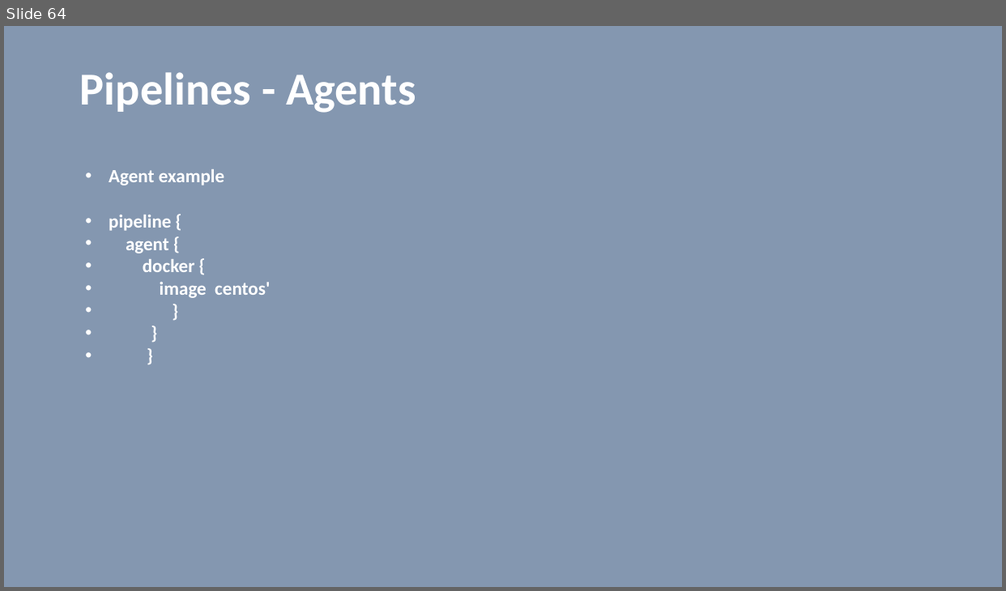
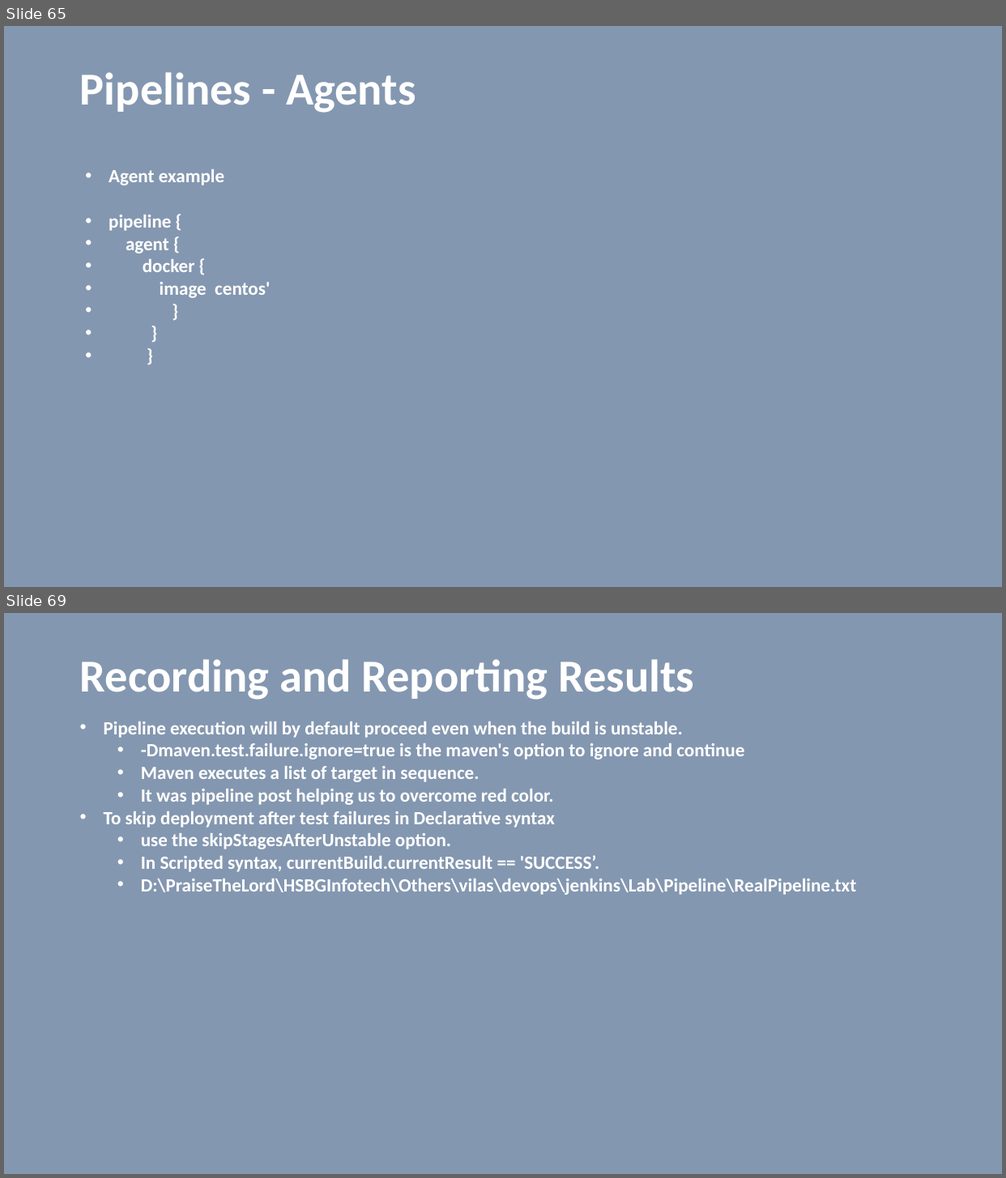
Before and after one commit to vilasvarghese/devops, a slide deck: jenkins/JenkinsBasics.pptx. Shown one above the other, each under a label of ours: slide 64 before the commit, slides 65 and 69 after it; the slides between them are not shown. The pictures are 1006x591 and 1006x1178 pixels, drawn with LibreOffice and Linux fonts; fonts in the diff are those of the drawing. Boxes give left, top, right and bottom in pixels: in the first picture for what was removed or moved away, otherwise in the second. Text is boxed around its words. In the diff, an @@ line names an element or a change of style, - is before the commit and + after.

```diff
--- a/jenkins/JenkinsBasics.pptx
+++ b/jenkins/JenkinsBasics.pptx
@@ slide 69 added at [4,613,1002,1174], background #8497B0 @@
@@ title added at [80,659,694,700], 44 pt, text #FFFFFF, bold @@
+Recording and Reporting Results
@@ text added at [104,722,856,895], 18 pt, text #FFFFFF, bold @@
+• Pipeline execution will by default proceed even when the build is unstable.
+  • -Dmaven.test.failure.ignore=true is the maven's option to ignore and continue
+  • Maven executes a list of target in sequence.
+  • It was pipeline post helping us to overcome red color.
+• To skip deployment after test failures in Declarative syntax
+  • use the skipStagesAfterUnstable option.
+  • In Scripted syntax, currentBuild.currentResult == 'SUCCESS’.
+  • D:\PraiseTheLord\HSBGInfotech\Others\vilas\devops\jenkins\Lab\Pipeline\RealPipeline.txt
@@ what was slide 64 is now slide 65 @@
```
Also in this commit, not shown: 4 slides changed, 5 other slides added, 57 other files.
